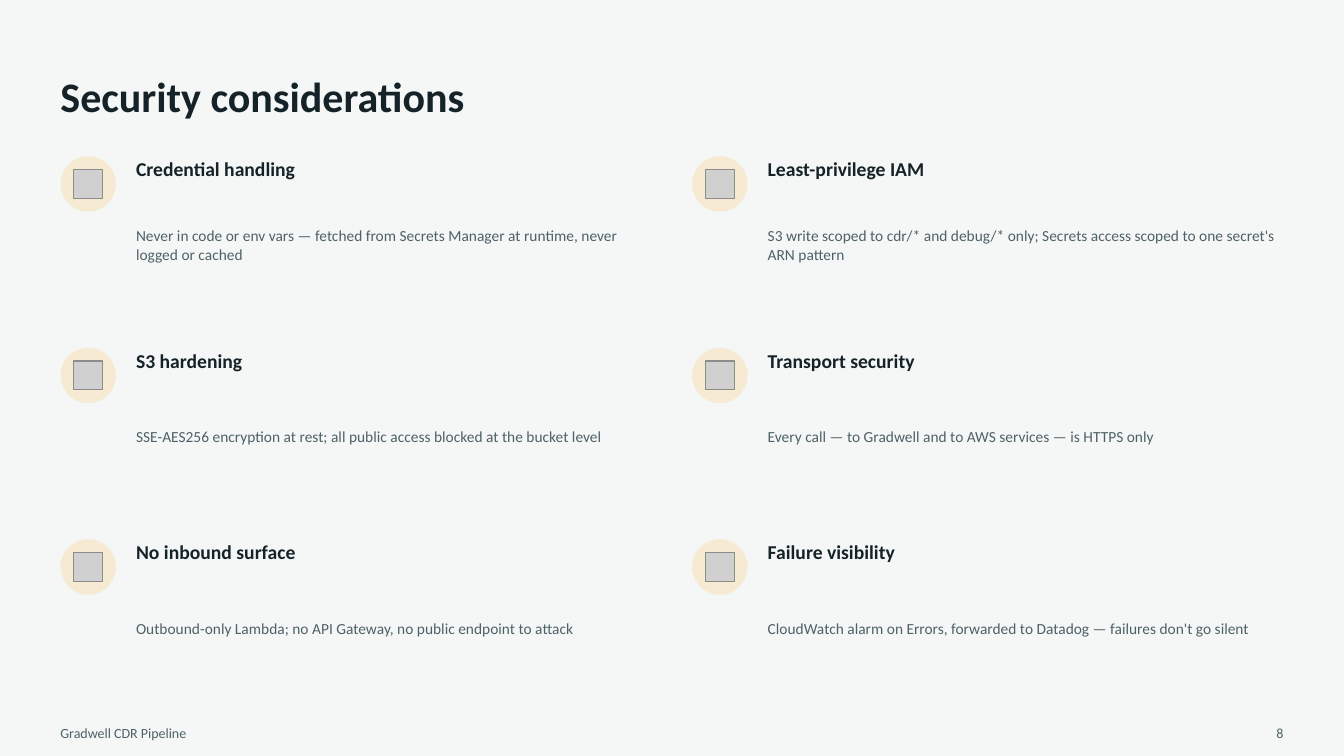
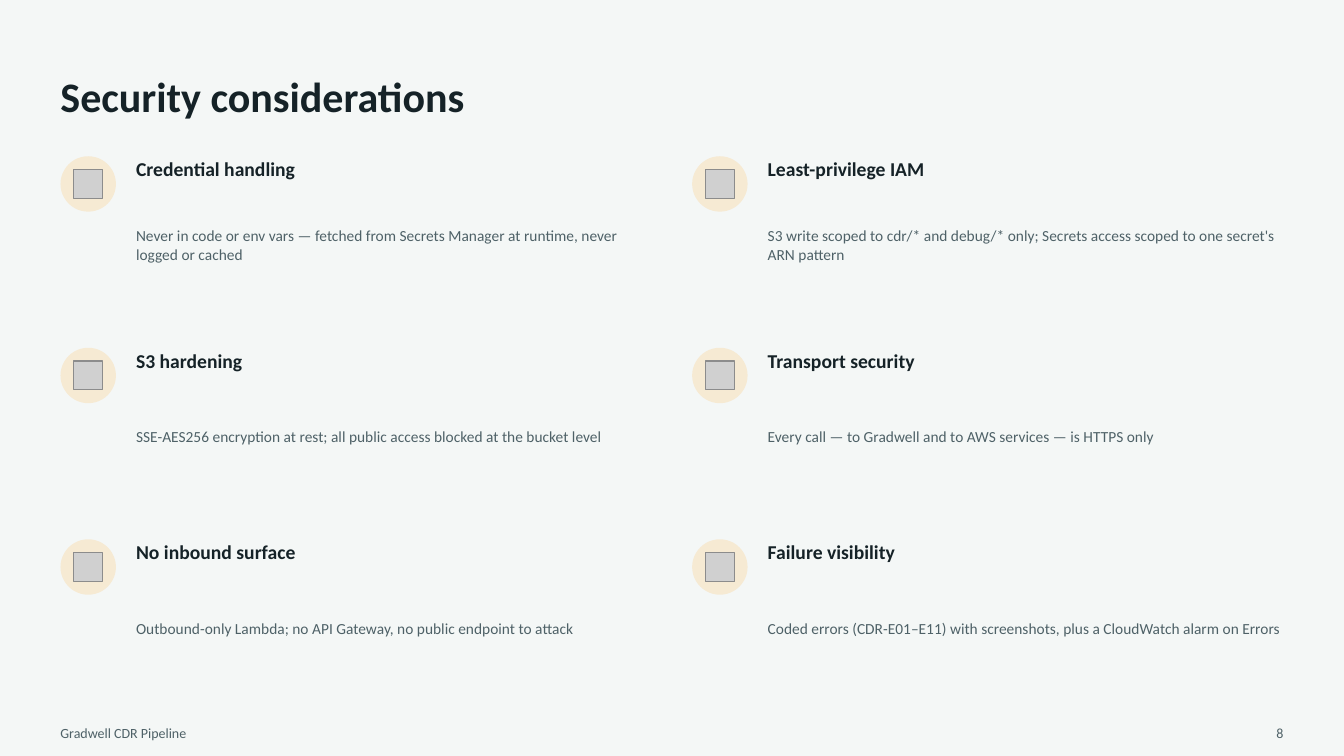
Before and after one commit to owenid/portal_login_automation_for_sdr_download, a slide deck: slide 8 of Gradwell-CDR-Pipeline-Solution-Overview.pptx. Drawn at 1344x756 pixels with LibreOffice and Linux fonts; fonts in the diff are those of the drawing; grey boxes stand for pictures. Boxes give left, top, right and bottom in pixels: in the first picture for what was removed or moved away, otherwise in the second. Text is boxed around its words. In the diff, an @@ line names an element or a change of style, - is before the commit and + after.

```diff
--- a/Gradwell-CDR-Pipeline-Solution-Overview.pptx
+++ b/Gradwell-CDR-Pipeline-Solution-Overview.pptx
@@ text at (x1=768, y1=623, x2=1279, y2=637): text changed @@
-CloudWatch alarm on Errors, forwarded to Datadog — failures don't go silent
+Coded errors (CDR-E01–E11) with screenshots, plus a CloudWatch alarm on Errors
```
Also in this commit, not shown: 8 other slides changed, 3 other files.
